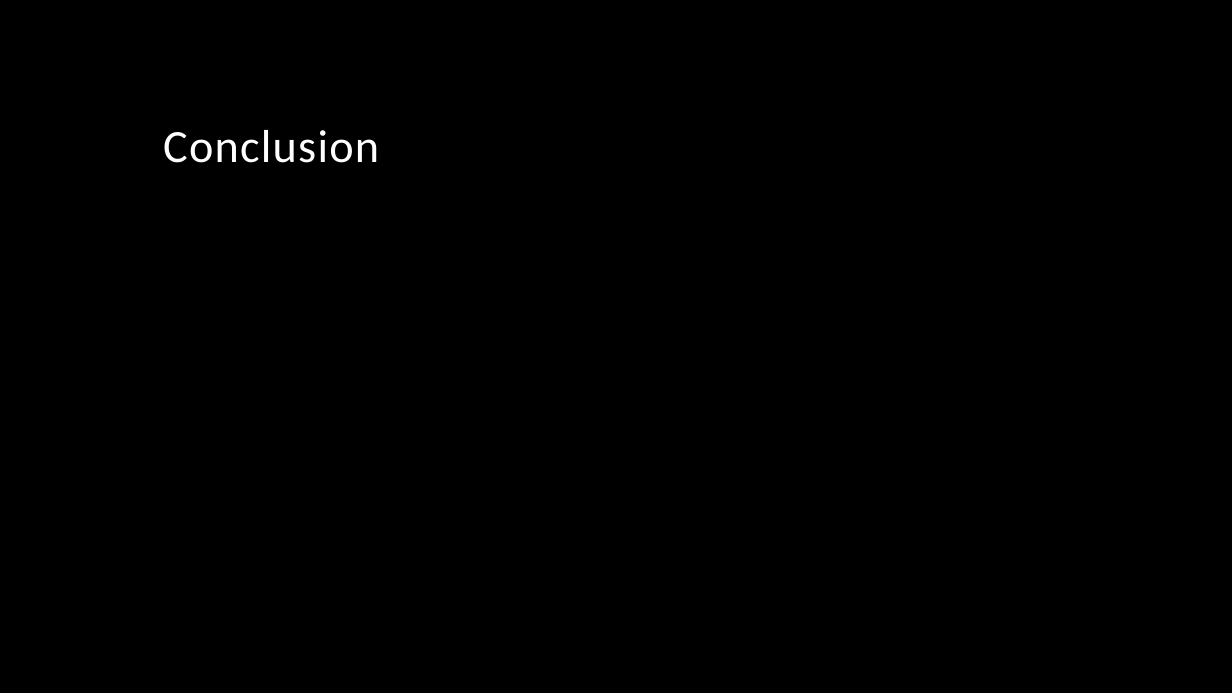
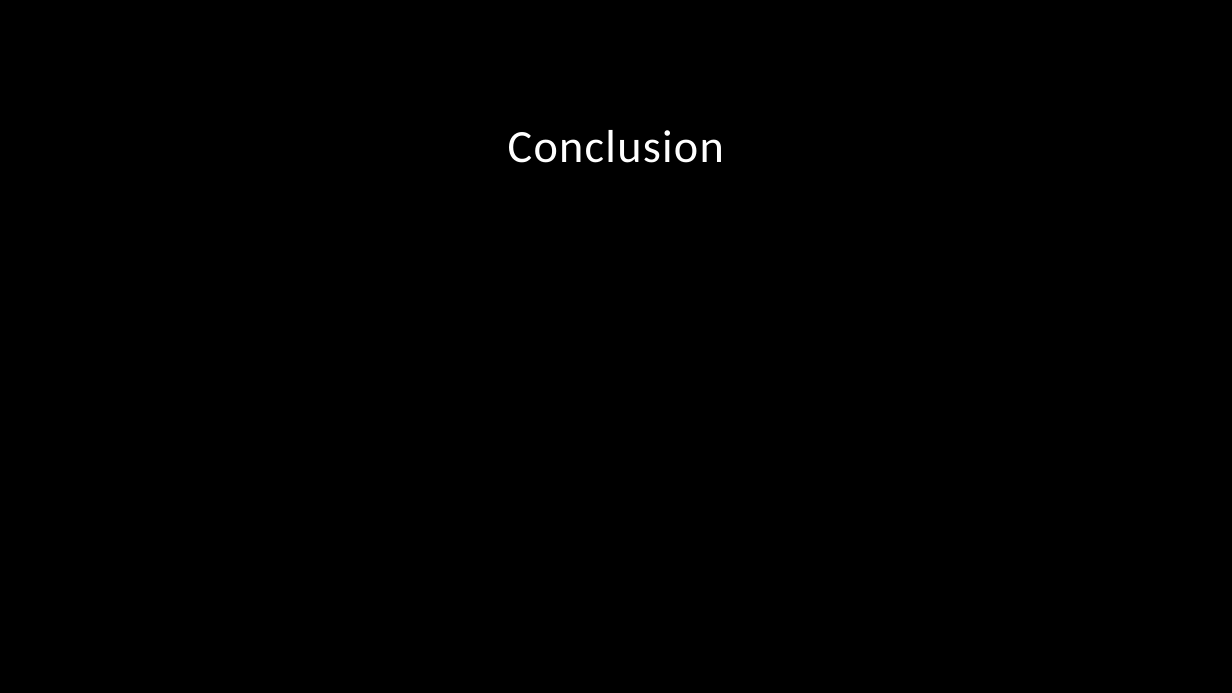
Before and after one commit to 307Project2018/The-Project, a slide deck: slide 6 of presentation.pptx. Drawn at 1232x693 pixels with LibreOffice and Linux fonts; fonts in the diff are those of the drawing; background and template pictures are left out. Boxes give left, top, right and bottom in pixels: in the first picture for what was removed or moved away, otherwise in the second. Text is boxed around its words. In the diff, an @@ line names an element or a change of style, - is before the commit and + after.

```diff
--- a/presentation.pptx
+++ b/presentation.pptx
@@ title "Conclusion" at (508, 130, 724, 163): alignment left to centre @@
```
Also in this commit, not shown: 1 slide added, 1 slide removed.
